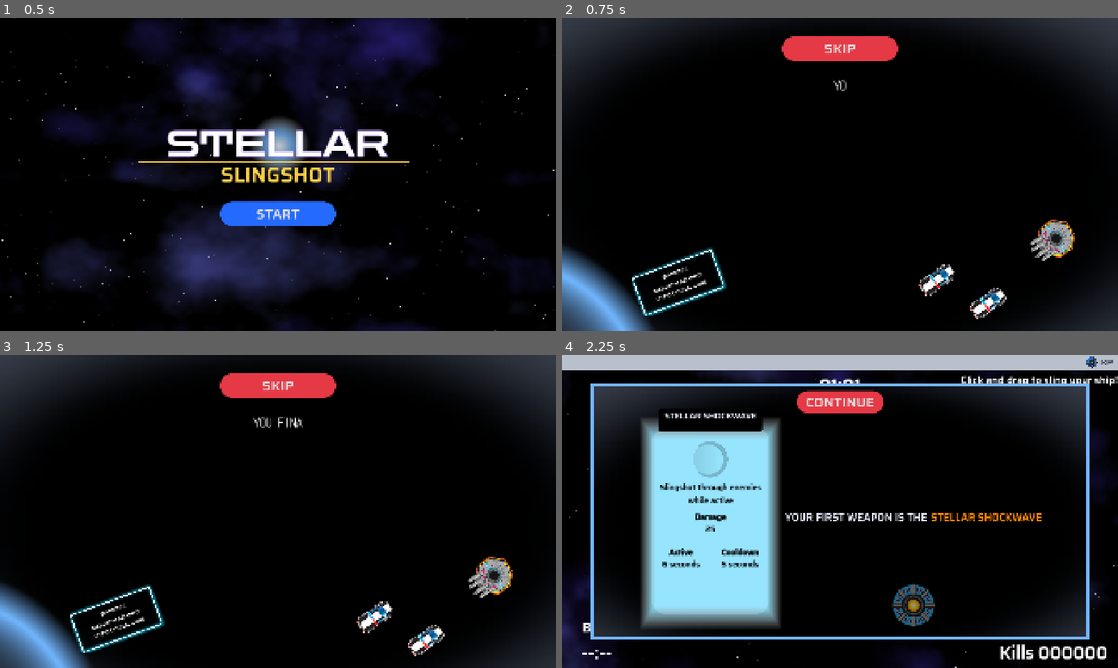
Above: before the commit, frames 1-4 (two rows, left to right).
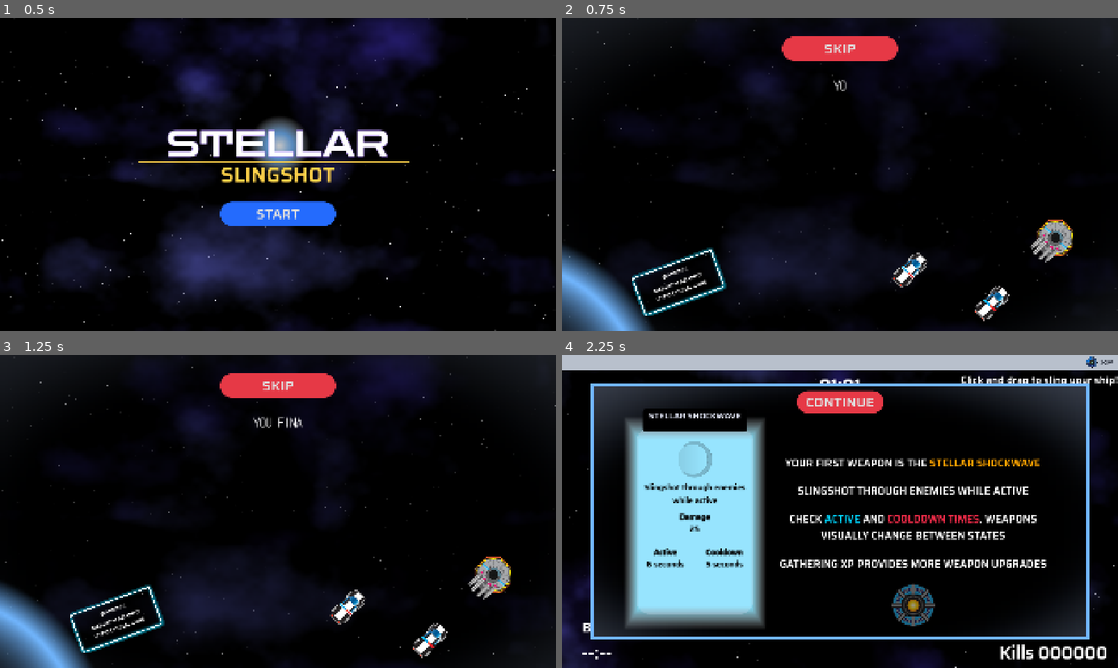
Above: after the commit, the same moments.

Repository: two-sticks-and-a-rock/space-arcade
Game: Godot game, scene res://scenes/main_menu.tscn
Two runs of this game, one before a commit and one after it. Both use one fixed random seed, a clock stepped at 60 frames per second and the inputs below.
Inputs:
- Up to frame 1 (0.5 s): no input
- Up to frame 2 (0.75 s): click "START" at 0.5 s
- Up to frame 3 (1.25 s): no input
- Up to frame 4 (2.25 s): click "SKIP" at 1.25 s; click "CONTINUE..." at 2 s

Frame 1 is identical in both runs. In frame 2, 11% of the frame differs, in the area x 0-100%, y 0-100%; in frame 3, 11%; in frame 4, 13%, in the area x 11-88%, y 17-88%.

Commit message:
animation intro

Diff:
--- /dev/null
+++ b/scenes/intro/animate_sprites_intro.gd
@@ -0,0 +1,11 @@
+extends Node2D
+
+
+# Called when the node enters the scene tree for the first time.
+func _ready():
+	pass # Replace with function body.
+
+
+# Called every frame. 'delta' is the elapsed time since the previous frame.
+func _process(delta):
+	pass
--- a/scenes/intro/intro.gd
+++ b/scenes/intro/intro.gd
@@ -1,11 +1,60 @@
 extends CanvasLayer
 
 @onready var level_scene : PackedScene = load("res://scenes/main.tscn")
-# @onready var intro_text : RichTextLabel = $PanelContainer/IntroTextBox/IntroText
 @onready var intro_text_box : TypingTextParagraph = $PanelContainer/MarginContainer/IntroTextBox
 @onready var skip_button : Button = $PanelContainer/ButtonBox/SkipButton
 
+@onready var player_sprite : Sprite2D = $Player
+@onready var engine_burn : Node2D = $Player/engine_burn
+
+@onready var cop1_sprite : Sprite2D = $Cop1
+@onready var cop2_sprite : Sprite2D = $Cop2
+@onready var space_bg : ColorRect = $PanelContainer/SpaceBackground
+
+@onready var speed_up_timer : Timer = Timer.new()
 var num_presses = 0
+
+@onready var slow_down_timer : Timer = Timer.new()
+
+@onready var player_sprite_original_pos = player_sprite.position
+var player_sprite_speed : Vector2 = Vector2.ZERO
+
+var speed_up : bool = false
+
+func _on_start_speed_up_timer_timeout():
+	speed_up_timer.stop()
+	speed_up_timer.wait_time = randi_range(5, 11)
+	speed_up_timer.start()
+
+	player_sprite_speed = randi_range(100, 250)*Vector2(1,-1)
+	# space_bg.x_speed = player_sprite_speed.x
+	# space_bg.y_speed = player_sprite_speed.y
+
+	engine_burn._on_engine_burn()
+	speed_up = true
+
+	slow_down_timer.start()
+
+
+func on_start_slow_down_timer_timeout():
+	speed_up = false
+
+func _ready():
+	speed_up_timer.timeout.connect(_on_start_speed_up_timer_timeout)
+	speed_up_timer.wait_time = randi_range(5, 11)
+	add_child(speed_up_timer)
+	speed_up_timer.start()
+
+	slow_down_timer.one_shot = true
+	slow_down_timer.wait_time = 1.5
+	slow_down_timer.timeout.connect(on_start_slow_down_timer_timeout)
+	add_child(slow_down_timer)
+
+func _physics_process(delta):
+	if (speed_up):
+		player_sprite.position += player_sprite_speed * delta
+	else:
+		player_sprite.position = lerp(player_sprite.position, player_sprite_original_pos, 0.01)
 
 func _on_skip_button_pressed():
 	if num_presses >= 1 || intro_text_box.is_all_text_shown:
--- a/scenes/intro/intro.tscn
+++ b/scenes/intro/intro.tscn
@@ -1,6 +1,7 @@
 [gd_scene format=3 uid="uid://0vbg44nks2ea"]
 
 [ext_resource type="Script" uid="uid://ccuc6amjstkec" path="res://scenes/intro/intro.gd" id="1_8twl8"]
+[ext_resource type="PackedScene" uid="uid://djqpdvmvmj1j0" path="res://scenes/space_background/scrolling_space_background.tscn" id="2_0mgqj"]
 [ext_resource type="Theme" uid="uid://bgbg745kbdvs" path="res://scenes/ui/themes/menu_panel.tres" id="2_1rrv8"]
 [ext_resource type="Script" uid="uid://dpk4b8fl5pjvl" path="res://scenes/ui/typing_text_paragraph.gd" id="3_1rrv8"]
 [ext_resource type="PackedScene" uid="uid://ba6j0n3w5fvkl" path="res://scenes/ui/typing_text.tscn" id="3_ir5dn"]
@@ -8,6 +9,7 @@
 [ext_resource type="FontFile" uid="uid://cf4k1f8oc0bdm" path="res://art/fonts/DotGothic16-Regular.ttf" id="4_ir5dn"]
 [ext_resource type="Texture2D" uid="uid://54aecrwwvlh4" path="res://art/sprites/ui/glow-border.png" id="7_8yty6"]
 [ext_resource type="Texture2D" uid="uid://d1ket6flnqnch" path="res://art/sprites/player/player_ship_v02_128x162.svg" id="8_exgwc"]
+[ext_resource type="Script" uid="uid://cx6hdh3vv7dx2" path="res://scenes/player/engine_burn.gd" id="10_ueo4n"]
 [ext_resource type="PackedScene" uid="uid://blvvtghlt3kca" path="res://scenes/player/engine_particles.tscn" id="10_y6uum"]
 [ext_resource type="Texture2D" uid="uid://b1celxowwo2dv" path="res://art/sprites/enemy/space_police_128.svg" id="11_0mgqj"]
 
@@ -20,6 +22,18 @@
 fill = 1
 fill_from = Vector2(0, 1)
 
+[sub_resource type="Gradient" id="Gradient_mvvwu"]
+offsets = PackedFloat32Array(0.5012136, 0.85679615, 0.9368932, 1)
+colors = PackedColorArray(0, 0, 0, 0, 1, 1, 1, 1, 1, 1, 1, 1, 0, 0, 0, 0)
+
+[sub_resource type="GradientTexture2D" id="GradientTexture2D_0mgqj"]
+gradient = SubResource("Gradient_mvvwu")
+width = 128
+height = 128
+fill = 1
+fill_from = Vector2(0.5, 0.5)
+fill_to = Vector2(0.17948718, 0.16239317)
+
 [node name="Intro" type="CanvasLayer" unique_id=1243987004]
 script = ExtResource("1_8twl8")
 
@@ -30,7 +44,12 @@
 grow_horizontal = 2
 grow_vertical = 2
 
+[node name="SpaceBackground" parent="PanelContainer" unique_id=1412118752 instance=ExtResource("2_0mgqj")]
+layout_mode = 2
+y_speed = -250.0
+
 [node name="Panel" type="Panel" parent="PanelContainer" unique_id=1591956543]
+modulate = Color(1, 1, 1, 0.4862745)
 layout_mode = 2
 theme = ExtResource("2_1rrv8")
 
@@ -138,19 +157,38 @@
 
 [node name="Player" type="Sprite2D" parent="." unique_id=90154746]
 position = Vector2(1693, 770.00006)
-rotation = 0.9599311
+rotation = 0.7853982
 texture = ExtResource("8_exgwc")
 
-[node name="engine_pulse" parent="Player" unique_id=720350292 instance=ExtResource("10_y6uum")]
+[node name="ShieldBubble" type="Sprite2D" parent="Player" unique_id=1151768452]
+visible = false
+self_modulate = Color(1, 0.14999998, 0.9433334, 1)
+scale = Vector2(2, 2)
+texture = SubResource("GradientTexture2D_0mgqj")
+
+[node name="engine_burn" type="Node2D" parent="Player" unique_id=1390726542]
+script = ExtResource("10_ueo4n")
+
+[node name="engine_pulse1" parent="Player/engine_burn" unique_id=720350292 instance=ExtResource("10_y6uum")]
+position = Vector2(-32.999996, 69)
+
+[node name="engine_pulse2" parent="Player/engine_burn" unique_id=1649509619 instance=ExtResource("10_y6uum")]
+position = Vector2(-12.999996, 79)
+
+[node name="engine_pulse3" parent="Player/engine_burn" unique_id=1715766164 instance=ExtResource("10_y6uum")]
+position = Vector2(13.000004, 79)
+
+[node name="engine_pulse4" parent="Player/engine_burn" unique_id=1084839479 instance=ExtResource("10_y6uum")]
+position = Vector2(33.000004, 70)
 
 [node name="Cop1" type="Sprite2D" parent="." unique_id=1815641298]
-position = Vector2(1295.4934, 903.5122)
-rotation = 0.9599311
+position = Vector2(1201.5287, 869.5287)
+rotation = 0.7853982
 texture = ExtResource("11_0mgqj")
 
 [node name="Cop2" type="Sprite2D" parent="." unique_id=1126022785]
-position = Vector2(1471, 984.00006)
-rotation = 0.9599311
+position = Vector2(1485.5287, 983.52875)
+rotation = 0.7853982
 texture = ExtResource("11_0mgqj")
 
 [connection signal="pressed" from="PanelContainer/ButtonBox/SkipButton" to="." method="_on_skip_button_pressed"]
--- a/scenes/main_menu.tscn
+++ b/scenes/main_menu.tscn
@@ -3,123 +3,12 @@
 [ext_resource type="Theme" uid="uid://bgbg745kbdvs" path="res://scenes/ui/themes/menu_panel.tres" id="1_8ln24"]
 [ext_resource type="Theme" uid="uid://drsxtvymgay2s" path="res://scenes/ui/themes/default/default.tres" id="1_ekxnf"]
 [ext_resource type="Script" uid="uid://j72tyyyq6qx7" path="res://scenes/ui/start_button.gd" id="2_bqqt6"]
-[ext_resource type="Shader" uid="uid://cmfedp0pgtqp0" path="res://scenes/space_background/space_background.gdshader" id="2_rtw2f"]
+[ext_resource type="PackedScene" uid="uid://djqpdvmvmj1j0" path="res://scenes/space_background/scrolling_space_background.tscn" id="2_rtw2f"]
 [ext_resource type="FontFile" uid="uid://b2ts7vai6rxct" path="res://art/fonts/ZenDots-Regular.ttf" id="2_wu84c"]
-[ext_resource type="Script" uid="uid://btv24rxgo8mfp" path="res://scenes/main_menu_space.gd" id="3_oa1go"]
 [ext_resource type="Theme" uid="uid://c2a4fd742m3xs" path="res://scenes/ui/themes/primary_button.tres" id="3_wu84c"]
 
 [sub_resource type="StyleBoxFlat" id="StyleBoxFlat_bqqt6"]
 bg_color = Color(0, 0, 0, 1)
-
-[sub_resource type="Gradient" id="Gradient_4lbsm"]
-offsets = PackedFloat32Array(0.6138015, 0.99878937)
-colors = PackedColorArray(0, 0, 0, 0, 1, 1, 1, 0.5)
-
-[sub_resource type="FastNoiseLite" id="FastNoiseLite_g3vb6"]
-noise_type = 5
-seed = 1
-frequency = 0.0073
-
-[sub_resource type="NoiseTexture2D" id="NoiseTexture2D_oa1go"]
-width = 640
-height = 480
-noise = SubResource("FastNoiseLite_g3vb6")
-color_ramp = SubResource("Gradient_4lbsm")
-seamless = true
-
-[sub_resource type="Gradient" id="Gradient_1hxin"]
-offsets = PackedFloat32Array(0.6138015, 1)
-colors = PackedColorArray(0, 0, 0, 0, 1, 1, 1, 0.5)
-
-[sub_resource type="FastNoiseLite" id="FastNoiseLite_xds67"]
-noise_type = 5
-frequency = 0.0073
-
-[sub_resource type="NoiseTexture2D" id="NoiseTexture2D_tbmy8"]
-width = 640
-height = 480
-noise = SubResource("FastNoiseLite_xds67")
-color_ramp = SubResource("Gradient_1hxin")
-seamless = true
-
-[sub_resource type="Gradient" id="Gradient_xds67"]
-offsets = PackedFloat32Array(0.6138015, 1)
-colors = PackedColorArray(0, 0, 0, 0, 1, 1, 1, 0.5)
-
-[sub_resource type="FastNoiseLite" id="FastNoiseLite_n8jxq"]
-noise_type = 5
-seed = 3
-frequency = 0.0073
-
-[sub_resource type="NoiseTexture2D" id="NoiseTexture2D_jk1qb"]
-width = 640
-height = 480
-noise = SubResource("FastNoiseLite_n8jxq")
-color_ramp = SubResource("Gradient_xds67")
-seamless = true
-
-[sub_resource type="Gradient" id="Gradient_yll44"]
-offsets = PackedFloat32Array(0.90193707, 0.9116223)
-
-[sub_resource type="FastNoiseLite" id="FastNoiseLite_a600q"]
-noise_type = 3
-frequency = 0.8
-
-[sub_resource type="NoiseTexture2D" id="NoiseTexture2D_rtw2f"]
-width = 640
-height = 480
-noise = SubResource("FastNoiseLite_a600q")
-color_ramp = SubResource("Gradient_yll44")
-seamless = true
-
-[sub_resource type="Gradient" id="Gradient_oa1go"]
-offsets = PackedFloat32Array(0.9116223, 0.9213075)
-
-[sub_resource type="FastNoiseLite" id="FastNoiseLite_tbmy8"]
-noise_type = 3
-seed = 1
-frequency = 0.8
-
-[sub_resource type="NoiseTexture2D" id="NoiseTexture2D_5dd4i"]
-width = 640
-height = 480
-noise = SubResource("FastNoiseLite_tbmy8")
-color_ramp = SubResource("Gradient_oa1go")
-seamless = true
-
-[sub_resource type="Gradient" id="Gradient_lgwnu"]
-offsets = PackedFloat32Array(0.94067794, 0.9527845)
-
-[sub_resource type="FastNoiseLite" id="FastNoiseLite_flqon"]
-noise_type = 3
-seed = 2
-frequency = 0.8
-
-[sub_resource type="NoiseTexture2D" id="NoiseTexture2D_rcqid"]
-width = 640
-height = 480
-noise = SubResource("FastNoiseLite_flqon")
-color_ramp = SubResource("Gradient_lgwnu")
-seamless = true
-
-[sub_resource type="ShaderMaterial" id="ShaderMaterial_8ln24"]
-shader = ExtResource("2_rtw2f")
-shader_parameter/offset = Vector2(0, 0)
-shader_parameter/star_1_scroll_mult = 0.01
-shader_parameter/star_2_scroll_mult = 0.05
-shader_parameter/star_3_scroll_mult = 1.0
-shader_parameter/dust_1_scroll_mult = 0.02
-shader_parameter/dust_2_scroll_mult = 0.025
-shader_parameter/dust_3_scroll_mult = 0.04
-shader_parameter/star_layer_1_noise = SubResource("NoiseTexture2D_rtw2f")
-shader_parameter/star_layer_2_noise = SubResource("NoiseTexture2D_5dd4i")
-shader_parameter/star_layer_3_noise = SubResource("NoiseTexture2D_rcqid")
-shader_parameter/dust_1_noise = SubResource("NoiseTexture2D_oa1go")
-shader_parameter/dust_2_noise = SubResource("NoiseTexture2D_tbmy8")
-shader_parameter/dust_3_noise = SubResource("NoiseTexture2D_jk1qb")
-shader_parameter/dust_1_color = Color(0.10980392, 0.06666667, 0.31764707, 1)
-shader_parameter/dust_2_color = Color(0.22734588, 0.19032764, 0.6832668, 1)
-shader_parameter/dust_3_color = Color(0.41864347, 0.4388024, 0.9223997, 1)
 
 [sub_resource type="LabelSettings" id="LabelSettings_ekxnf"]
 font = ExtResource("2_wu84c")
@@ -154,10 +43,8 @@
 theme = ExtResource("1_8ln24")
 theme_override_styles/panel = SubResource("StyleBoxFlat_bqqt6")
 
-[node name="ColorRect" type="ColorRect" parent="PanelContainer" unique_id=2127140818]
-material = SubResource("ShaderMaterial_8ln24")
+[node name="ColorRect" parent="PanelContainer" unique_id=1412118752 instance=ExtResource("2_rtw2f")]
 layout_mode = 2
-script = ExtResource("3_oa1go")
 
 [node name="VBoxContainer" type="VBoxContainer" parent="PanelContainer" unique_id=412903161]
 layout_mode = 2
--- a/scenes/main_menu_space.gd
+++ b/scenes/main_menu_space.gd
@@ -1,9 +1,12 @@
 extends ColorRect
 
-var scroll_x = 0.0
-var scroll_y = 0.0
+var scroll_x: float = 0.0
+var scroll_y: float = 0.0
+
+@export var x_speed :float = 250
+@export var y_speed :float = 250
 
 func _physics_process(delta: float) -> void:
-	scroll_x += delta*250
-	scroll_y += delta*250
+	scroll_x += delta*x_speed
+	scroll_y += delta*y_speed
 	material.set_shader_parameter("offset", Vector2(scroll_x, scroll_y))
--- a/scenes/player/engine_burn.gd
+++ b/scenes/player/engine_burn.gd
@@ -14,4 +14,3 @@
 	engine_pulse_3.emitting = true
 	engine_pulse_4.restart()
 	engine_pulse_4.emitting = true
-	pass # Replace with function body.
--- /dev/null
+++ b/scenes/space_background/scrolling_space_background.tscn
@@ -0,0 +1,118 @@
+[gd_scene format=3 uid="uid://djqpdvmvmj1j0"]
+
+[ext_resource type="Shader" uid="uid://cmfedp0pgtqp0" path="res://scenes/space_background/space_background.gdshader" id="1_40mv4"]
+[ext_resource type="Script" uid="uid://btv24rxgo8mfp" path="res://scenes/main_menu_space.gd" id="2_aikqv"]
+
+[sub_resource type="Gradient" id="Gradient_4lbsm"]
+offsets = PackedFloat32Array(0.6138015, 0.99878937)
+colors = PackedColorArray(0, 0, 0, 0, 1, 1, 1, 0.5)
+
+[sub_resource type="FastNoiseLite" id="FastNoiseLite_g3vb6"]
+noise_type = 5
+seed = 1
+frequency = 0.0073
+
+[sub_resource type="NoiseTexture2D" id="NoiseTexture2D_oa1go"]
+width = 640
+height = 480
+noise = SubResource("FastNoiseLite_g3vb6")
+color_ramp = SubResource("Gradient_4lbsm")
+seamless = true
+
+[sub_resource type="Gradient" id="Gradient_1hxin"]
+offsets = PackedFloat32Array(0.6138015, 1)
+colors = PackedColorArray(0, 0, 0, 0, 1, 1, 1, 0.5)
+
+[sub_resource type="FastNoiseLite" id="FastNoiseLite_xds67"]
+noise_type = 5
+frequency = 0.0073
+
+[sub_resource type="NoiseTexture2D" id="NoiseTexture2D_tbmy8"]
+width = 640
+height = 480
+noise = SubResource("FastNoiseLite_xds67")
+color_ramp = SubResource("Gradient_1hxin")
+seamless = true
+
+[sub_resource type="Gradient" id="Gradient_xds67"]
+offsets = PackedFloat32Array(0.6138015, 1)
+colors = PackedColorArray(0, 0, 0, 0, 1, 1, 1, 0.5)
+
+[sub_resource type="FastNoiseLite" id="FastNoiseLite_n8jxq"]
+noise_type = 5
+seed = 3
+frequency = 0.0073
+
+[sub_resource type="NoiseTexture2D" id="NoiseTexture2D_jk1qb"]
+width = 640
+height = 480
+noise = SubResource("FastNoiseLite_n8jxq")
+color_ramp = SubResource("Gradient_xds67")
+seamless = true
+
+[sub_resource type="Gradient" id="Gradient_yll44"]
+offsets = PackedFloat32Array(0.90193707, 0.9116223)
+
+[sub_resource type="FastNoiseLite" id="FastNoiseLite_a600q"]
+noise_type = 3
+frequency = 0.8
+
+[sub_resource type="NoiseTexture2D" id="NoiseTexture2D_rtw2f"]
+width = 640
+height = 480
+noise = SubResource("FastNoiseLite_a600q")
+color_ramp = SubResource("Gradient_yll44")
+seamless = true
+
+[sub_resource type="Gradient" id="Gradient_oa1go"]
+offsets = PackedFloat32Array(0.9116223, 0.9213075)
+
+[sub_resource type="FastNoiseLite" id="FastNoiseLite_tbmy8"]
+noise_type = 3
+seed = 1
+frequency = 0.8
+
+[sub_resource type="NoiseTexture2D" id="NoiseTexture2D_5dd4i"]
+width = 640
+height = 480
+noise = SubResource("FastNoiseLite_tbmy8")
+color_ramp = SubResource("Gradient_oa1go")
+seamless = true
+
+[sub_resource type="Gradient" id="Gradient_lgwnu"]
+offsets = PackedFloat32Array(0.94067794, 0.9527845)
+
+[sub_resource type="FastNoiseLite" id="FastNoiseLite_flqon"]
+noise_type = 3
+seed = 2
+frequency = 0.8
+
+[sub_resource type="NoiseTexture2D" id="NoiseTexture2D_rcqid"]
+width = 640
+height = 480
+noise = SubResource("FastNoiseLite_flqon")
+color_ramp = SubResource("Gradient_lgwnu")
+seamless = true
+
+[sub_resource type="ShaderMaterial" id="ShaderMaterial_8ln24"]
+shader = ExtResource("1_40mv4")
+shader_parameter/offset = Vector2(0, 0)
+shader_parameter/star_1_scroll_mult = 0.01
+shader_parameter/star_2_scroll_mult = 0.05
+shader_parameter/star_3_scroll_mult = 1.0
+shader_parameter/dust_1_scroll_mult = 0.02
+shader_parameter/dust_2_scroll_mult = 0.025
+shader_parameter/dust_3_scroll_mult = 0.04
+shader_parameter/star_layer_1_noise = SubResource("NoiseTexture2D_rtw2f")
+shader_parameter/star_layer_2_noise = SubResource("NoiseTexture2D_5dd4i")
+shader_parameter/star_layer_3_noise = SubResource("NoiseTexture2D_rcqid")
+shader_parameter/dust_1_noise = SubResource("NoiseTexture2D_oa1go")
+shader_parameter/dust_2_noise = SubResource("NoiseTexture2D_tbmy8")
+shader_parameter/dust_3_noise = SubResource("NoiseTexture2D_jk1qb")
+shader_parameter/dust_1_color = Color(0.10980392, 0.06666667, 0.31764707, 1)
+shader_parameter/dust_2_color = Color(0.22734588, 0.19032764, 0.6832668, 1)
+shader_parameter/dust_3_color = Color(0.41864347, 0.4388024, 0.9223997, 1)
+
+[node name="ColorRect" type="ColorRect" unique_id=1412118752]
+material = SubResource("ShaderMaterial_8ln24")
+script = ExtResource("2_aikqv")
--- a/scenes/ui/tutorial/starting_weapon_menu.tscn
+++ b/scenes/ui/tutorial/starting_weapon_menu.tscn
@@ -5,14 +5,7 @@
 [ext_resource type="Theme" uid="uid://bin02r2f4xqh2" path="res://scenes/ui/themes/secondary_button.tres" id="3_yoea8"]
 [ext_resource type="PackedScene" uid="uid://dqp5rji23fo3i" path="res://scenes/ui/upgrade_panel.tscn" id="4_0o6ib"]
 [ext_resource type="Texture2D" uid="uid://cax173dos1bxq" path="res://art/sprites/xp/xp_drop.svg" id="4_arbmg"]
-
-[sub_resource type="LabelSettings" id="LabelSettings_arbmg"]
-font_size = 36
-font_color = Color(0.9019608, 0.91764706, 0.9843137, 1)
-
-[sub_resource type="LabelSettings" id="LabelSettings_hwnpr"]
-font_size = 36
-font_color = Color(1, 0.5411765, 0, 1)
+[ext_resource type="Theme" uid="uid://caagyi3mx40y1" path="res://scenes/ui/themes/upgrade_panel.tres" id="5_5ya5x"]
 
 [node name="StartingWeapon" type="CanvasLayer" unique_id=1651193659]
 process_mode = 2
@@ -62,30 +55,46 @@
 visible = false
 layout_mode = 2
 
-[node name="VSplitContainer" type="VSplitContainer" parent="PanelContainer/MarginContainer/VBoxContainer/HBoxContainer" unique_id=1729859747]
-layout_mode = 2
-split_offsets = PackedInt32Array(58)
-split_offset = 58
-
 [node name="VBoxContainer" type="VBoxContainer" parent="PanelContainer/MarginContainer/VBoxContainer/HBoxContainer" unique_id=114968939]
 layout_mode = 2
-theme_override_constants/separation = 200
+theme_override_constants/separation = 36
 alignment = 2
 
-[node name="Text" type="HBoxContainer" parent="PanelContainer/MarginContainer/VBoxContainer/HBoxContainer/VBoxContainer" unique_id=1230071001]
+[node name="RichTextLabel" type="RichTextLabel" parent="PanelContainer/MarginContainer/VBoxContainer/HBoxContainer/VBoxContainer" unique_id=2055379696]
+custom_minimum_size = Vector2(1000, 60)
 layout_mode = 2
-size_flags_vertical = 4
-alignment = 1
+theme = ExtResource("5_5ya5x")
+theme_override_font_sizes/normal_font_size = 36
+bbcode_enabled = true
+text = "YOUR FIRST WEAPON IS THE [color=orange]STELLAR SHOCKWAVE[/color]"
+horizontal_alignment = 1
 
-[node name="Label" type="Label" parent="PanelContainer/MarginContainer/VBoxContainer/HBoxContainer/VBoxContainer/Text" unique_id=1284626772]
+[node name="RichTextLabel2" type="RichTextLabel" parent="PanelContainer/MarginContainer/VBoxContainer/HBoxContainer/VBoxContainer" unique_id=1334370210]
+custom_minimum_size = Vector2(1000, 60)
 layout_mode = 2
-text = "YOUR FIRST WEAPON IS THE "
-label_settings = SubResource("LabelSettings_arbmg")
+theme = ExtResource("5_5ya5x")
+theme_override_font_sizes/normal_font_size = 36
+bbcode_enabled = true
+text = "SLINGSHOT THROUGH ENEMIES WHILE ACTIVE"
+horizontal_alignment = 1
 
-[node name="Label2" type="Label" parent="PanelContainer/MarginContainer/VBoxContainer/HBoxContainer/VBoxContainer/Text" unique_id=1358114313]
+[node name="RichTextLabel3" type="RichTextLabel" parent="PanelContainer/MarginContainer/VBoxContainer/HBoxContainer/VBoxContainer" unique_id=1317977791]
+custom_minimum_size = Vector2(1000, 120)
 layout_mode = 2
-text = "STELLAR SHOCKWAVE"
-label_settings = SubResource("LabelSettings_hwnpr")
+theme = ExtResource("5_5ya5x")
+theme_override_font_sizes/normal_font_size = 36
+bbcode_enabled = true
+text = "CHECK [color=#00D6FF]ACTIVE[/color] AND [color=#FF2E4D]COOLDOWN TIMES[/color]. WEAPONS VISUALLY CHANGE BETWEEN STATES"
+horizontal_alignment = 1
+
+[node name="RichTextLabel4" type="RichTextLabel" parent="PanelContainer/MarginContainer/VBoxContainer/HBoxContainer/VBoxContainer" unique_id=919253501]
+custom_minimum_size = Vector2(1000, 60)
+layout_mode = 2
+theme = ExtResource("5_5ya5x")
+theme_override_font_sizes/normal_font_size = 36
+bbcode_enabled = true
+text = "GATHERING XP PROVIDES MORE WEAPON UPGRADES"
+horizontal_alignment = 1
 
 [node name="MarginContainer" type="MarginContainer" parent="PanelContainer/MarginContainer/VBoxContainer/HBoxContainer/VBoxContainer" unique_id=1488684988]
 layout_mode = 2
Not shown, added: scenes/intro/animate_sprites_intro.gd.uid
